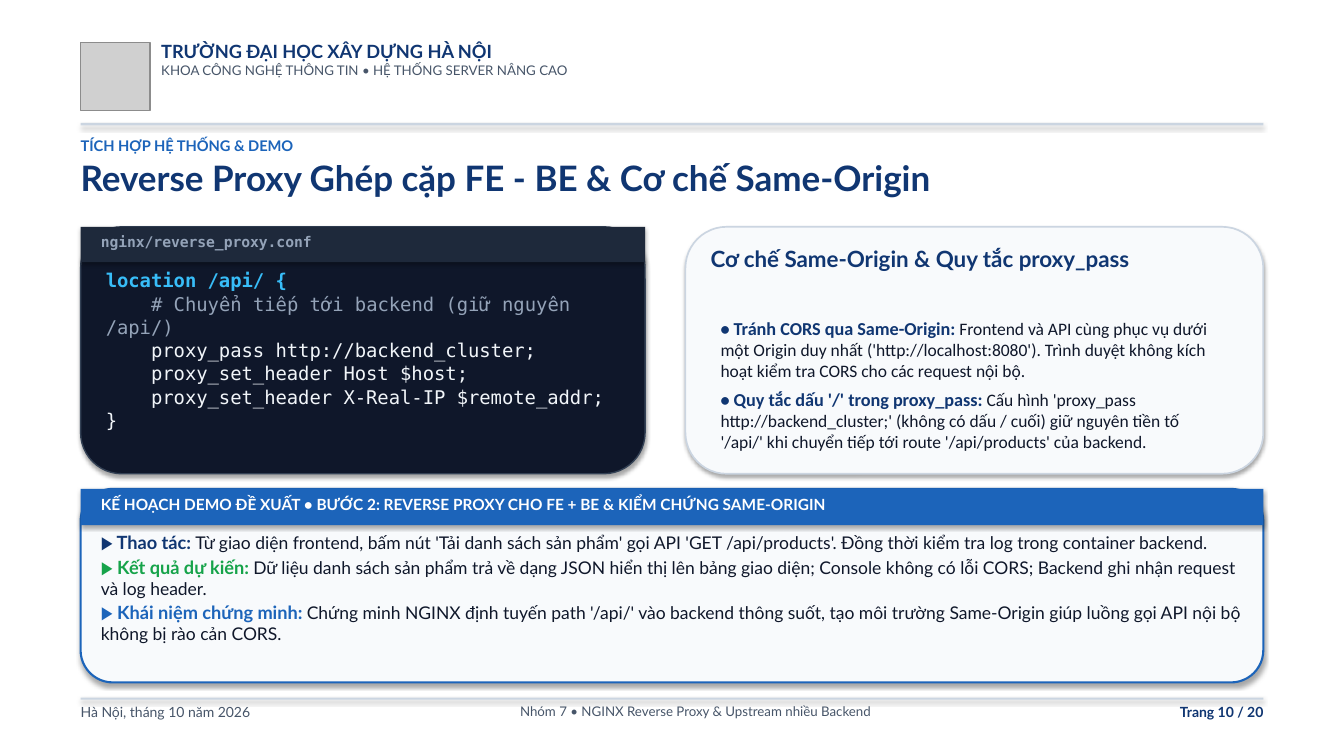
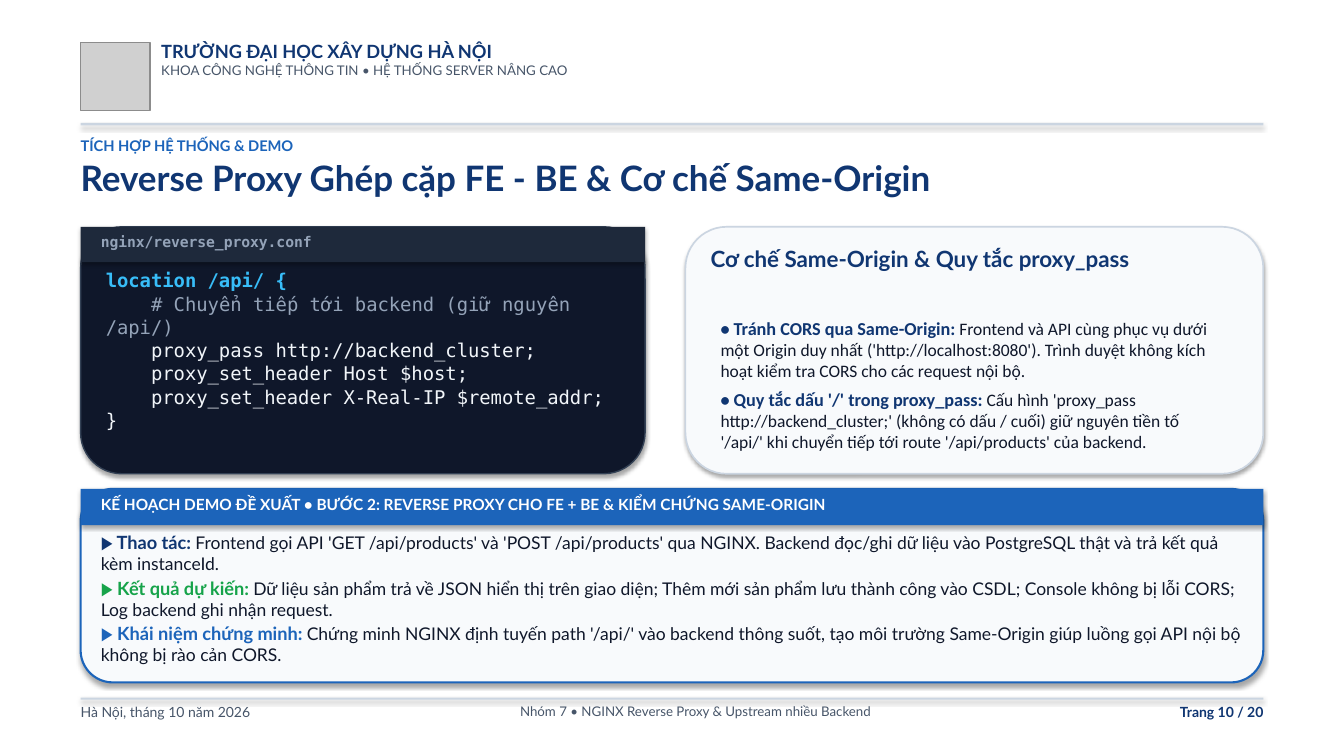
Before and after one commit to nguyentatmanh/Cau-hinh-NGINX-Reverse_Proxy-Upstream-nhieu-backend, a slide deck: slide 10 of NGINX_Buoi_8_Nhom_7.pptx. Drawn at 1344x756 pixels with LibreOffice and Linux fonts; fonts in the diff are those of the drawing; grey boxes stand for pictures. Boxes give left, top, right and bottom in pixels: in the first picture for what was removed or moved away, otherwise in the second. Text is boxed around its words. In the diff, an @@ line names an element or a change of style, - is before the commit and + after.

```diff
--- a/NGINX_Buoi_8_Nhom_7.pptx
+++ b/NGINX_Buoi_8_Nhom_7.pptx
@@ text at (101,535,1234,619): text changed @@
-▶ Thao tác: Từ giao diện frontend, bấm nút 'Tải danh sách sản phẩm' gọi API 'GET /api/products'. Đồng thời kiểm tra log trong container backend.
-▶ Kết quả dự kiến: Dữ liệu danh sách sản phẩm trả về dạng JSON hiển thị lên bảng giao diện; Console không có lỗi CORS; Backend ghi nhận request và log header.
+▶ Thao tác: Frontend gọi API 'GET /api/products' và 'POST /api/products' qua NGINX. Backend đọc/ghi dữ liệu vào PostgreSQL thật và trả kết quả kèm instanceId.
+▶ Kết quả dự kiến: Dữ liệu sản phẩm trả về JSON hiển thị trên giao diện; Thêm mới sản phẩm lưu thành công vào CSDL; Console không bị lỗi CORS; Log backend ghi nhận request.
```
Also in this commit, not shown: 7 other slides changed, 4 other files.
